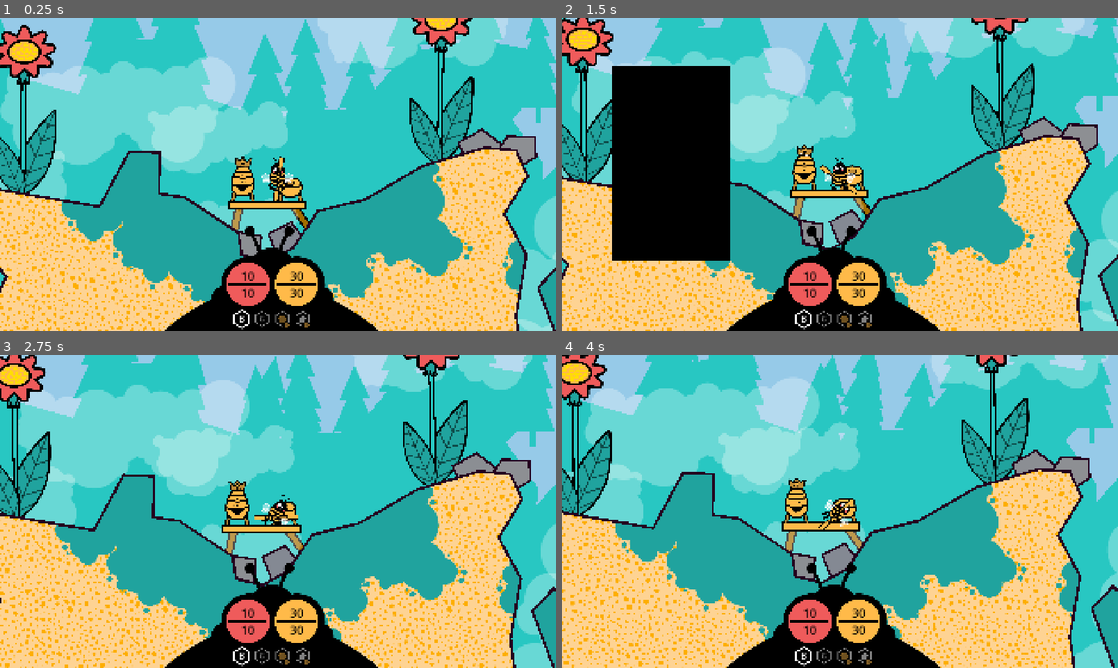
Above: before the commit, frames 1-4 (two rows, left to right).
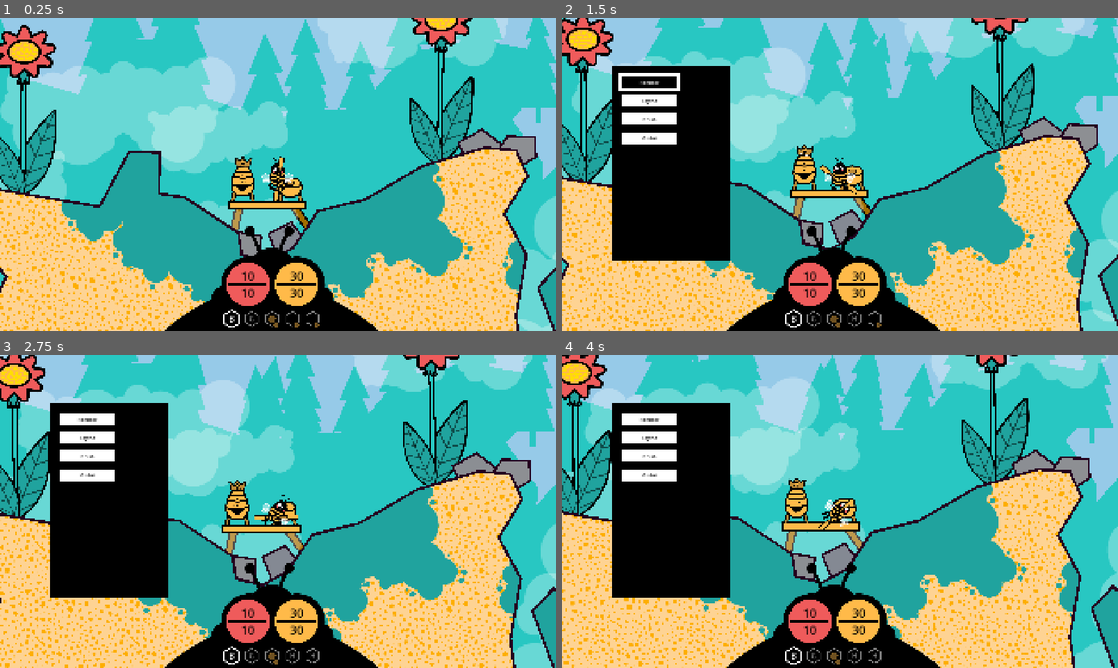
Above: after the commit, the same moments.

Repository: anttihaavikko/slumgum-waggle-dance
Game: Godot game, scene res://Scenes/main.tscn
Two runs of this game, one before a commit and one after it. Both use one fixed random seed, a clock stepped at 60 frames per second and the inputs below.
Inputs (mouse positions are in pixels of both pictures, inside the frame that each line leads up to):
- Up to frame 1 (0.25 s): no input
- Up to frame 2 (1.5 s): click (806, 171) at 0.52 s; click (650, 83) at 1.25 s, where only the run after the commit has a clickable "Hammer"
- Up to frame 3 (2.75 s): tap Enter at 2 s; move the mouse to (400, 495) at 2.02 s; hold D (right) from 2.03 s (still down); right-click (400, 495) at 2.1 s
- Up to frame 4 (4 s): move the mouse to (728, 527) at 2.77 s; release D (right) at 2.78 s; hold S (brake) 2.78-3.53 s; click (728, 527) at 2.85 s; move the mouse to (895, 442) at 3.52 s; hold D (right) from 3.53 s (still down); tap 1 (slot_1) at 3.6 s

The runs differ from the first frame. In frame 1, 0.4% of the frame differs, in the area x 40-58%, y 93-100%; in frame 2, 1.9%; in frame 3, 14%; in frame 4, 14%, in the area x 9-58%, y 15-100%.

Commit message:
Add craft menu

Diff:
--- /dev/null
+++ b/Scenes/button.tscn
@@ -0,0 +1,10 @@
+[gd_scene format=3 uid="uid://k4m70ayplym8"]
+
+[ext_resource type="Theme" uid="uid://dcgt6p5ro22q2" path="res://_Starter/Themes/theme.tres" id="1_1cmwl"]
+
+[node name="Button" type="Button" unique_id=1022843980]
+custom_minimum_size = Vector2(0, 60)
+offset_right = 156.0
+offset_bottom = 64.0
+theme = ExtResource("1_1cmwl")
+text = "Test"
--- a/Scenes/main.tscn
+++ b/Scenes/main.tscn
@@ -14,6 +14,7 @@
 [ext_resource type="PackedScene" uid="uid://bd80e2cqqc85w" path="res://Scenes/pickup.tscn" id="6_536cc"]
 [ext_resource type="Texture2D" uid="uid://b3ahxuod773is" path="res://Sprites/pollen.png" id="6_ptfg5"]
 [ext_resource type="PackedScene" uid="uid://dxxgw2udie8rg" path="res://_Starter/Scenes/face.tscn" id="7_344ge"]
+[ext_resource type="Texture2D" uid="uid://iik6jalprqdf" path="res://Sprites/star.png" id="7_2060n"]
 [ext_resource type="Texture2D" uid="uid://mhlcnjododb8" path="res://Sprites/wing.png" id="7_ynf5e"]
 [ext_resource type="Texture2D" uid="uid://bvmu61ruffpjm" path="res://Sprites/feeler.png" id="9_6iyac"]
 [ext_resource type="Texture2D" uid="uid://dq4p4s1xc713j" path="res://Sprites/cloud0.png" id="9_55jeb"]
@@ -56,6 +57,8 @@
 [ext_resource type="Texture2D" uid="uid://d3l1w6wwkt86" path="res://Sprites/dots.png" id="36_jut3y"]
 [ext_resource type="PackedScene" uid="uid://bpt1nog23ndgh" path="res://Scenes/tree.tscn" id="36_v2nl5"]
 [ext_resource type="Script" uid="uid://ci6ov1thpcay3" path="res://Scripts/station_menu.gd" id="38_kqrg6"]
+[ext_resource type="Script" uid="uid://j7ihgugcbjjn" path="res://Scripts/crafter.gd" id="50_1semv"]
+[ext_resource type="PackedScene" uid="uid://k4m70ayplym8" path="res://Scenes/button.tscn" id="50_2daye"]
 
 [sub_resource type="Resource" id="Resource_1w6v2"]
 script = ExtResource("3_cbgmd")
@@ -90,7 +93,8 @@
 item_id = 4
 stack_size = 1
 title = "Equip"
-sprite = ExtResource("12_gt3je")
+color = Color(0.9372549, 0.35686275, 0.35686275, 1)
+sprite = ExtResource("7_2060n")
 metadata/_custom_type_script = "uid://0x44vjlq1u52"
 
 [sub_resource type="ShaderMaterial" id="ShaderMaterial_gsvbx"]
@@ -714,6 +718,15 @@
 color = Color(0, 0, 0, 1)
 script = ExtResource("38_kqrg6")
 
+[node name="Crafter" type="VBoxContainer" parent="HUD/Core" unique_id=1240438515]
+layout_mode = 0
+offset_left = 23.0
+offset_top = 23.0
+offset_right = 236.0
+offset_bottom = 409.0
+script = ExtResource("50_1semv")
+button_prefab = ExtResource("50_2daye")
+
 [node name="Box" type="ColorRect" parent="HUD" unique_id=52359827 node_paths=PackedStringArray("inputs")]
 anchors_preset = -1
 anchor_left = 0.5
--- a/Scripts/bee.gd
+++ b/Scripts/bee.gd
@@ -25,14 +25,14 @@
 func _ready() -> void:
 	Main.singleton.bee = self
 	# global_position += Vector2.RIGHT * -500
-	inventory.create_slots(4)
+	inventory.create_slots(5)
 	for s in inventory.slots: s.in_bar = true
 	# inventory.add_equipment(tools[Equipment.Id.Scythe])
 	# inventory.add_equipment(tools[Equipment.Id.Hammer])
 	inventory.add_equipment(tools[Equipment.Id.Brush])
 	inventory.add_equipment(tools[Equipment.Id.Guitar])
 	inventory.add_item(Item.Id.Nectar)
-	inventory.add_item(Item.Id.Pollen)
+	# inventory.add_item(Item.Id.Pollen)
 	energy.max_hp = roundi(energy_max)
 	await get_tree().process_frame
 	inventory.focus(0)
--- /dev/null
+++ b/Scripts/crafter.gd
@@ -0,0 +1,13 @@
+extends Control
+
+@export var button_prefab: PackedScene
+
+func _ready() -> void:
+	for eq in Main.singleton.bee.tools:
+		var button = button_prefab.instantiate() as Button
+		button.text = eq.name
+		button.pressed.connect(func(): press(eq))
+		add_child(button)
+
+func press(eq: Equipment):
+	Main.singleton.inventory.add_equipment(eq)
--- a/Scripts/inventory.gd
+++ b/Scripts/inventory.gd
@@ -41,7 +41,11 @@
 	return slots.find_custom(func(s: Slot): return s.is_empty())
 
 func add_equipment(eq: Equipment):
-	slots[get_free_slot()].add_equipment(eq)
+	var slot = get_free_slot()
+	if slot >= 0:
+		slots[slot].add_equipment(eq)
+	else:
+		Main.drop(null, eq)
 	focus(focused)
 
 func clear():
--- a/Scripts/main.gd
+++ b/Scripts/main.gd
@@ -29,3 +29,9 @@
 
 func _process(_delta) -> void:
 	held.global_position = held.get_global_mouse_position()
+
+static func drop(item: Item, equipment: Equipment):
+	if item:
+		singleton.item_db.spawn(item.data.item_id, singleton.bee.body.global_position, item.amount)
+	if equipment:
+		singleton.item_db.spawn(Item.Id.Equipment, singleton.bee.body.global_position, 1, equipment.identifier)
--- a/Scripts/slot.gd
+++ b/Scripts/slot.gd
@@ -75,10 +75,7 @@
 	update_visuals()
 
 func drop():
-	if item:
-		Main.singleton.item_db.spawn(item.data.item_id, Main.singleton.bee.body.global_position, item.amount)
-	if equipment:
-		Main.singleton.item_db.spawn(Item.Id.Equipment, Main.singleton.bee.body.global_position, 1, equipment.identifier)
+	Main.drop(item, equipment)
 	clear()
 
 func is_empty() -> bool:
Not shown, added: Scripts/crafter.gd.uid
Binary file added: Sprites/star.png
Not shown, added: Sprites/star.png.import
Not shown, changed: Misc/art.afdesign~lock~
